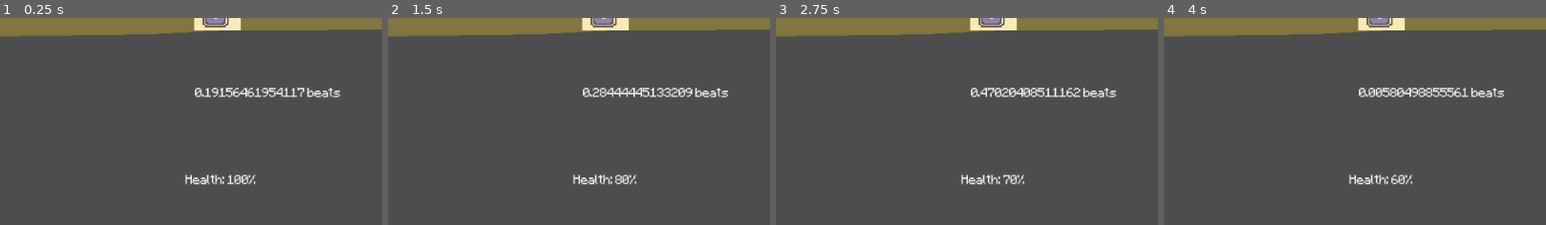
Above: before the commit, frames 1-4 (left to right).
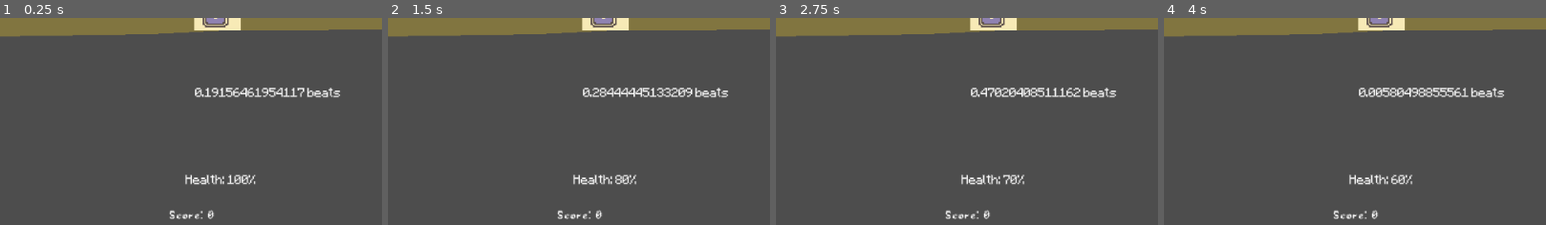
Above: after the commit, the same moments.

Repository: TrueHopolok/gj_flow
Game: Godot game, scene res://scenes/gameplay/gameplay.tscn
Same seed, same stepped clock (60 frames per second), same inputs: the game is played once before the commit and once after it. The project has no main scene, so this scene is started directly. Sound files missing from this copy of the repository are replaced by a short silence.
Inputs:
- Up to frame 1 (0.25 s): no input
- Up to frame 2 (1.5 s): hold K (low_right) 0.53-1.28 s; tap Enter at 1.25 s; hold D (low_left) from 1.28 s (still down)
- Up to frame 3 (2.75 s): release D (low_left) at 2.03 s; hold K (low_right) from 2.03 s (still down)
- Up to frame 4 (4 s): tap Space at 3.5 s; release K (low_right) at 3.53 s; hold D (low_left) from 3.53 s (still down)
The pictures show only the part of the screen within x 21-71%, y 50-100%; the shares and areas given below are measured in that part.

The runs differ from the first frame. In frame 1, 0.2% of the frame differs, in the area x 44-56%, y 92-98%; in frame 2, 0.2%; in frame 3, 0.2%; in frame 4, 0.2%.

Commit message:
add score

Diff:
--- a/scenes/game_manager/game_manager.gd
+++ b/scenes/game_manager/game_manager.gd
@@ -3,12 +3,16 @@
 
 
 signal health_changed(new_health: int)
+signal score_changed(new_score: int)
 
 ## Time between note spawn and getting in click range
 const NOTE_SPAWN_OFFSET: float = 2.0 # sec
 
 ## Absolute error of player's clicking the note
 const TIMING_WINDOW: float = 0.25 # sec
+
+const TIMING_PERFECT: float = 0.05 # sec
+const TIMING_MAX_SCORE: int = 100
 
 @export_group('Section')
 @export var sections: Array[LevelSection]
@@ -19,8 +23,6 @@
 @export var note_spawner_tr: NotePath = null
 @export var note_spawner_lr: NotePath = null
 
-@onready var music_player: PartialAudioStreamPlayer = $MusicPlayer
-
 ## Current state
 
 var section_idx: int
@@ -31,6 +33,9 @@
 var next_destroy_idx: int
 
 var health: int = 100
+var score: int = 0
+
+@onready var music_player: PartialAudioStreamPlayer = $MusicPlayer
 
 
 func _ready() -> void:
@@ -43,6 +48,16 @@
 	health_changed.emit(health)
 
 
+func set_score(s: int) -> void:
+	score = s
+	score_changed.emit(s)
+
+
+## Yes, this method is necessary, don't question it.
+func add_score(delta: int) -> void:
+	set_score(score + delta)
+
+
 func beat_to_sec(beat: float, bpm: float) -> float:
 	assert(bpm > 0, "WTF BPM IS NEGATIVE OR ZERO, btw Rich's fault")
 	return beat * 60 / bpm
@@ -56,6 +71,7 @@
 func start_game() -> void:
 	assert(len(sections) > 0, "FAILED TO FIND ANY SECTIONS")
 	set_health(LevelDamage.MAX_HEALTH)
+	set_score(0)
 	section_idx = -1
 	next_section()
 
@@ -131,6 +147,13 @@
 		get_tree().quit(1)
 
 
+## handle_score should only be called with notes that were successfully hit, it always adds some points.
+func handle_score(note: LevelNote, current_time_sec: float) -> void:
+	var delta := absf(beat_to_sec(note.timing, section.bpm) - current_time_sec)
+	var score_delta := ceili(clampf(remap(delta, TIMING_PERFECT, TIMING_WINDOW, TIMING_MAX_SCORE, 0), 1, 100))
+	add_score(score_delta)
+
+
 func _unhandled_input(event: InputEvent) -> void:
 	if not event.is_pressed():
 		return
@@ -140,13 +163,15 @@
 		return
 
 	get_viewport().set_input_as_handled()
+	var now := music_player.get_song_pos()
 
 	var idx := next_destroy_idx
 	var note_hit := false
-	while idx < notes.size() and beat_to_sec(notes[idx].timing, section.bpm) - TIMING_WINDOW < music_player.get_song_pos():
+	while idx < notes.size() and beat_to_sec(notes[idx].timing, section.bpm) - TIMING_WINDOW < now:
 		if notes[idx].hittable and event.is_action_pressed(notes[idx].direction):
 			notes[idx].hittable = false
 			note_hit = true
+			handle_score(notes[idx], now)
 			break
 		idx += 1
 
@@ -155,19 +180,21 @@
 	else:
 		damage(LevelDamage.DAMAGE_PER_MISCLICK)
 
+
 # FIXME: second section loop does not work
-
 func _physics_process(_delta: float) -> void:
 	# TODO: remove debug print
 	$Tlabel.text = str(beat_to_sec(music_player.get_song_pos(), section.bpm)) + " beats"
 
+	var now := music_player.get_song_pos()
+
 	# Spawn new notes (in advance)
-	while next_spawn_idx < notes.size() and beat_to_sec(notes[next_spawn_idx].timing, section.bpm) - NOTE_SPAWN_OFFSET < music_player.get_song_pos():
+	while next_spawn_idx < notes.size() and beat_to_sec(notes[next_spawn_idx].timing, section.bpm) - NOTE_SPAWN_OFFSET < now:
 		spawn_note(notes[next_spawn_idx])
 		next_spawn_idx += 1
 
 	# Destroy overdue notes, possibly damaging the player
-	while next_destroy_idx < next_spawn_idx and beat_to_sec(notes[next_destroy_idx].timing, section.bpm) + TIMING_WINDOW < music_player.get_song_pos():
+	while next_destroy_idx < next_spawn_idx and beat_to_sec(notes[next_destroy_idx].timing, section.bpm) + TIMING_WINDOW < now:
 		if notes[next_destroy_idx].hittable: # player did not hit it
 			damage(LevelDamage.DAMAGE_PER_MISS[notes[next_destroy_idx].type])
 		next_destroy_idx += 1
--- a/scenes/gameplay/gameplay.tscn
+++ b/scenes/gameplay/gameplay.tscn
@@ -6,6 +6,12 @@
 [ext_resource type="Resource" uid="uid://c5xhu8a0xuks7" path="res://assets/sections/experiment.tres" id="4_gh441"]
 [ext_resource type="PackedScene" uid="uid://bfy7ipsv3r2af" path="res://scenes/note_path/note_path.tscn" id="4_q64rj"]
 [ext_resource type="Script" uid="uid://dxjjwbgw4rjjb" path="res://scenes/gameplay/health_label.gd" id="5_0w2j2"]
+[ext_resource type="FontFile" uid="uid://dfq2ensxjw317" path="res://assets/fonts/MedievalKnife-Regular.ttf" id="7_gh441"]
+[ext_resource type="Script" uid="uid://dsblux1i6dwd" path="res://scenes/gameplay/score_label.gd" id="7_pa1on"]
+
+[sub_resource type="LabelSettings" id="LabelSettings_pa1on"]
+font = ExtResource("7_gh441")
+font_size = 12
 
 [node name="Gameplay" type="Node2D" unique_id=1973063514]
 
@@ -43,6 +49,15 @@
 text = "Health: 100%"
 script = ExtResource("5_0w2j2")
 
+[node name="ScoreLabel" type="Label" parent="Visuals" unique_id=939227658]
+offset_left = 275.0
+offset_top = 333.0
+offset_right = 394.0
+offset_bottom = 350.0
+text = "Score: 0"
+label_settings = SubResource("LabelSettings_pa1on")
+script = ExtResource("7_pa1on")
+
 [node name="NotePathTR" parent="." unique_id=178813084 instance=ExtResource("4_q64rj")]
 
 [node name="Begin" type="Node2D" parent="NotePathTR" unique_id=1653217776]
--- /dev/null
+++ b/scenes/gameplay/score_label.gd
@@ -0,0 +1,10 @@
+extends Label
+
+
+@onready var game_manager: GameManager = %GameManager
+
+
+func _ready() -> void:
+	game_manager.score_changed.connect(func (score: int) -> void:
+		text = "Score: %d" % score
+	)
Not shown, added: scenes/gameplay/score_label.gd.uid
